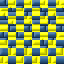
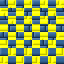
Two versions of the same layered image (64×64). Layer-by-layer changes:
pixels changed over box(0, 0, 64, 63) (layer not identified)
